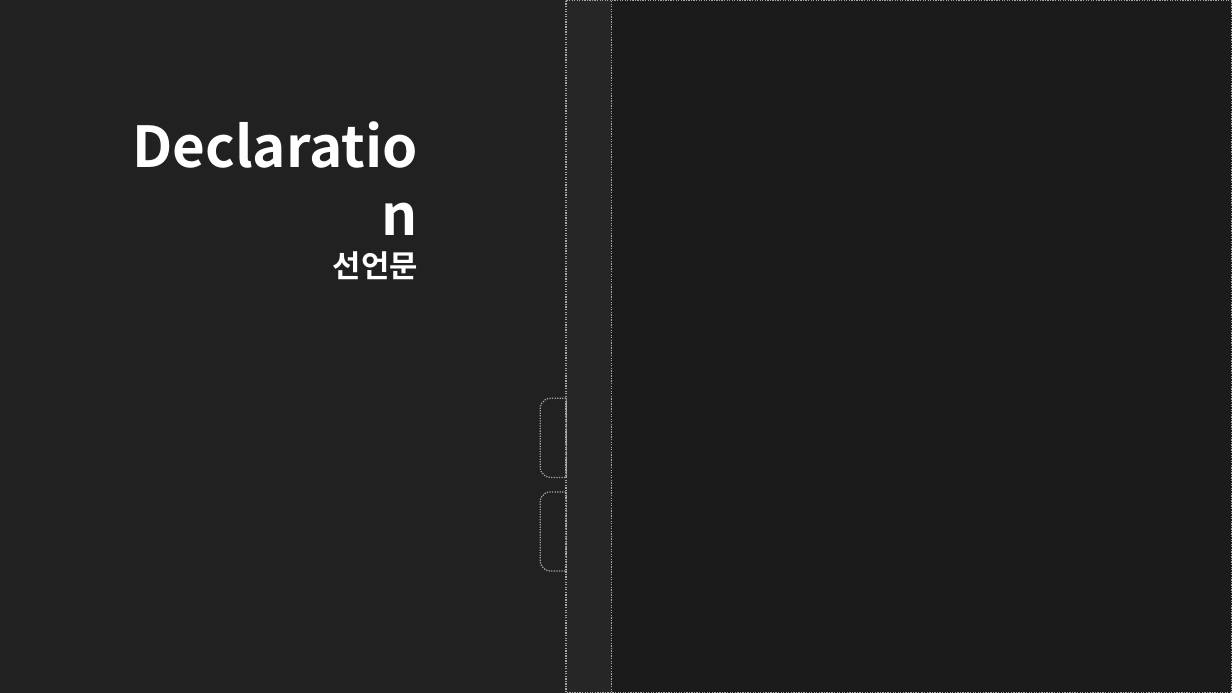
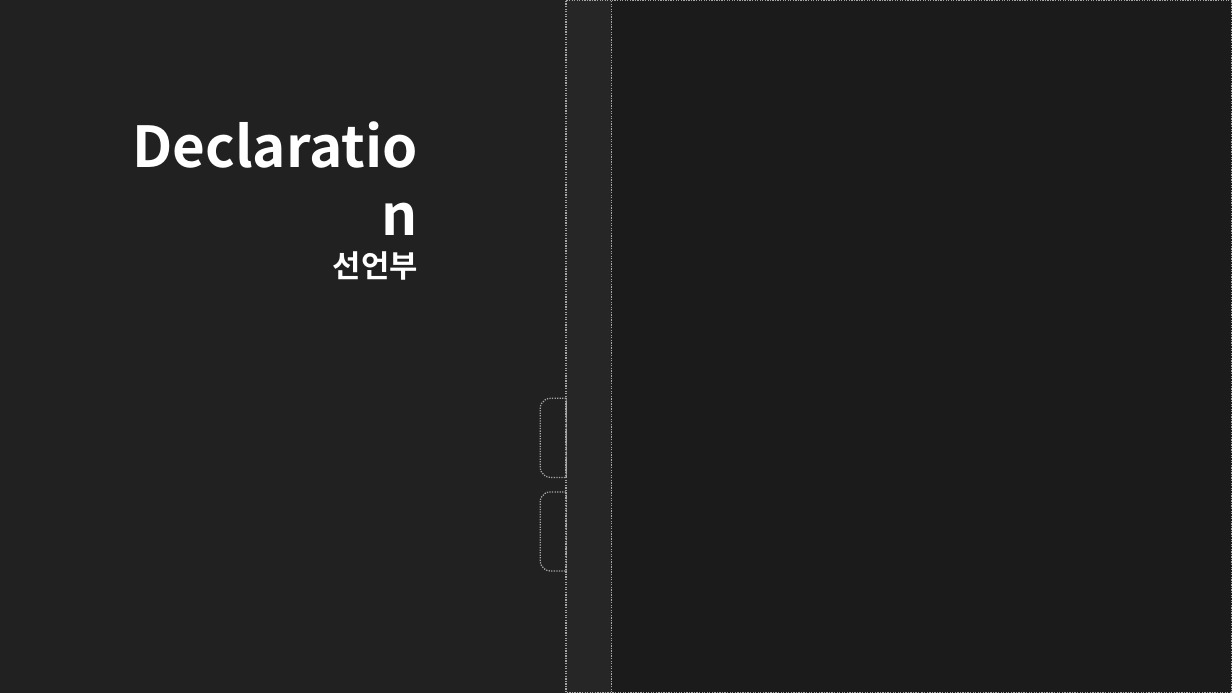
Before and after one commit to RionPark/jwc, a slide deck: slide 7 of src/숙제/d20200802/신송희/신송희.pptx. Drawn at 1232x693 pixels with LibreOffice and Linux fonts; fonts in the diff are those of the drawing. Boxes give left, top, right and bottom in pixels: in the first picture for what was removed or moved away, otherwise in the second. Text is boxed around its words. In the diff, an @@ line names an element or a change of style, - is before the commit and + after.

```diff
--- a/src/숙제/d20200802/신송희/신송희.pptx
+++ b/src/숙제/d20200802/신송희/신송희.pptx
@@ text at (x1=333, y1=251, x2=418, y2=280): text changed @@
-선언문
+선언부
```
Also in this commit, not shown: 1 other slide changed.
